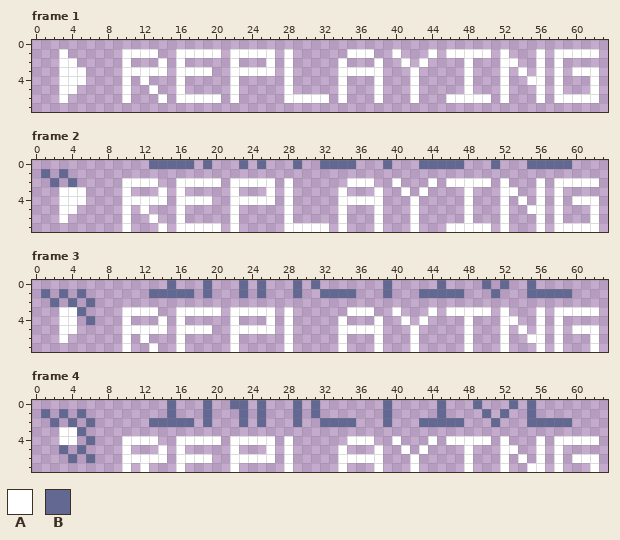
Two states of a pixel-art file, AssetSource/StateIcons.aseprite. Above is the file before it was changed.
64x8 pixels, 8 frames. Shown: frame 1, frame 2, frame 3, frame 4. The commit also changed other frames, which this record leaves out.
Palette (. is transparent): A #ffffff  B #626892
Pixels before, frame 1, first column x 3:
1 A......AAAA..AAAAA.AAAAA.A......AAA..A...A.AAAAA.A...A.AAAAA
2 AA.....A...A.A.....A...A.A.....A...A..A.A....A...AA..A.A....
3 AAA....AAAAA.AAAA..AAAAA.A.....AAAAA...A.....A...A.A.A.A.AAA
4 AAA....A.A...A.....A.....A.....A...A...A.....A...A..AA.A...A
5 AA.....A..A..A.....A.....A.....A...A...A.....A...A...A.A...A
6 A......A...A.AAAAA.A.....AAAAA.A...A...A...AAAAA.A...A.AAAAA
Pixels before, frame 2, first column x 1:
0 ............BBBBB.B...B.B...B..BBBB...B...BBBBB...B...BBBBB...
1 B.B...........................................................
2 .B.B.....AAAA..AAAAA.AAAAA.A......AAA..A...A.AAAAA.A...A.AAAAA
3 ..AAA....A...A.A.....A...A.A.....A...A..A.A....A...AA..A.A....
4 ..AAA....AAAAA.AAAA..AAAAA.A.....AAAAA...A.....A...A.A.A.A.AAA
5 ..AA.....A.A...A.....A.....A.....A...A...A.....A...A..AA.A...A
6 ..A......A..A..A.....A.....A.....A...A...A.....A...A...A.A...A
7 .........A...A.AAAAA.A.....AAAAA.A...A...A...AAAAA.A...A.AAAAA
Pixels before, frame 3, first column x 1:
0 ..............B...B...B.B...B.B.......B.....B....B.B..B.......
1 B.B.B.......BBBBB.B...B.B...B..BBBB...B...BBBBB...B...BBBBB...
2 .B.B.B........................................................
3 ..AAB....AAAA..AAAAA.AAAAA.A......AAA..A...A.AAAAA.A...A.AAAAA
4 ..AA.B...A...A.A.....A...A.A.....A...A..A.A....A...AA..A.A....
5 ..AA.....AAAAA.AAAA..AAAAA.A.....AAAAA...A.....A...A.A.A.A.AAA
6 ..A......A.A...A.....A.....A.....A...A...A.....A...A..AA.A...A
7 .........A..A..A.....A.....A.....A...A...A.....A...A...A.A...A
Pixels before, frame 4, first column x 1:
0 ..............B...B..BB.B...B.B.......B.....B...B...B.B.......
1 B.B.B.........B...B...B.B...B.B.......B.....B....B.B..B.......
2 .B.B.B......BBBBB.B...B.B...B..BBBB...B...BBBBB...B...BBBBB...
3 ..AAB.........................................................
4 ..AA.B...AAAA..AAAAA.AAAAA.A......AAA..A...A.AAAAA.A...A.AAAAA
5 ..B.B....A...A.A.....A...A.A.....A...A..A.A....A...AA..A.A....
6 ...B.B...AAAAA.AAAA..AAAAA.A.....AAAAA...A.....A...A.A.A.A.AAA
7 .........A.A...A.....A.....A.....A...A...A.....A...A..AA.A...A
The result:
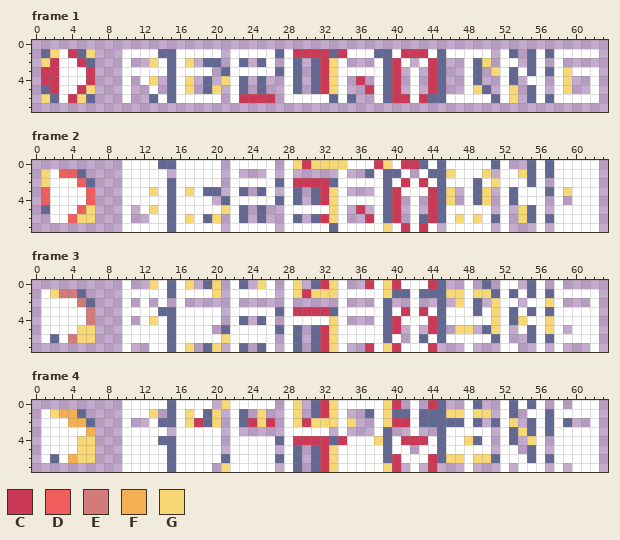
Colours new in this view: C #cb3957  D #ef5d5d  E #d37b7a  F #f3af53  G #f7d874
Diff:
layer "Record->Replay" now shown
layer "Replay->Record" now shown
layer "Await->Record" now shown
layer "Inactive->Await" now shown
layer "Record->Await" added
layer "Replay->Await" added
layer "Replay->Replay" added
Changed rows in their new state; - is an unchanged pixel.
Frame 1, layers "Record->Await", "Inactive->Await", "Await->Record":
first column x 1:
1 BG-CBG-------BB-----------B-CCCCBC---BB-CCC-B-------B-B-B--
2 GC--CB------G-B-G-BB--B-B---B-BCG-----BC---CB---BG----B----
3 CC---C--------B-----B-----B-B-BCG-----BC---CB---B-G-B-B-B-G
4 CC---C------G-B-G-B-G-B-B---B-BCG--C--BC---CB---B---B-----G
5 BC--CG--------B-G-BG--B-B---B-BCG---C-BC---CB---GB--G-B---G
6 GB-CGB------B-B-------CCCC------B-B---BCC-CBB-----B-G-B-B--
Frame 2:
first column x 1:
0 ---------AAAA--AAAAA-AAAAA-AGCGGGGAAACGACC-A-AAAAA-A---A-AAAAA
1 GADDB----AAAAA-AAAAA-A---A-A-----A--BABBA-ABBGAAAG-AAGBABAAAAA
2 GAAADB-------AB-----------B-CCCCBA---AB-CAC-B---B-G-AAB-------
3 DA---D----AAG-B-GABB--B-B---B-BCG-----BC-A-CBG--BG--BAA-B-GAAA
4 DA---D--------B-----B-----B-B-BCG-----BC---CBG--BG--B-A-------
5 BA--DG------GAB-AAAAG-B-B---AAAAG--C--BC---CBAA-AA---GB---AAA-
6 -A-DGG-------AB-GABG--B-B---B-BCG---C-BC--BCBAG-GAB--GB-B-AAA-
7 ----------AAA-B-------AAAA------B-AAA-GAC-CA------------------
Frame 3:
first column x 1:
0 ---------A--GA-AG--G-A--GA-AG--CGA--CAGCAAAC---A---AA--A-A----
1 AGEE-----AAAAA-AAAAG-AAAAA-AGCGGGAAAAAGBBA---GGAGG-ABA-A-AAAAA
2 AAAAE----A-A-A-A-----A-----A-----A---AB--A--B-GAB-GAA-AAGA---A
3 AA--AE-------BB-----------B-CCCCBA---AB-CAC-B---B-G-BAB-B-----
4 AA--AE-----AG-B-AAAA--B-B---AAAAG-----BC-A-CBAA-AAG-BGA-G-AAAA
5 AA--GG--------B-----B-----B-B-BCG-----BC---CB-GG-BG---B-G-----
6 AB-EGG----A-AAB-AAAAG-AAAA--B-BCG-AAA-BA--BABAA-AAB---B-B-AAA-
7 -------------AB-G-BG--B-BA--B-BCG---C-GCA-AC--------A---------
Frame 4:
first column x 1:
0 ---------AAAAA-AAAA-GAAAAA-AG--CGAAAAAGC-A-C---A---A-A-A-A-AAA
1 AGFF-----AAAG--AGA-G-A--G--AG--CGA--BAGBBABB-GGAGG-AB-AABAAAAA
2 AAAFF----A--A--AGC-G-A-CGC-AGCGGGAG--AGCCA-----AB--AG--A-A---A
3 AA--AF---AAAAA-AAAAA-A-----AAAAA-A---AB--A--BAAAAA-ABGBABAAAAA
4 AA--GG-------BB-----------B-CCCCBC---GB-CCC-B--GB---B-G-------
5 AAAAGG----AAA-B-AAAA--AAA---B-BCG-AAA-BA---ABAA-AA----B---AAAA
6 ABAFGG--------B----AB-----B-B-BCG-----BCA-ACBGG-GGB-A-B-B-A---
7 ----------A-AAB-AAA-G-AAAA--B-BCG-AAA-GC---C---------A-----AA-
Pixel boxes of the changes (left, top, right, bottom) in both pictures:
added: (41, 49, 95, 103)
added: (149, 49, 572, 103)
changed: (41, 160, 599, 232)
changed: (41, 280, 599, 352)
changed: (41, 400, 599, 472)
